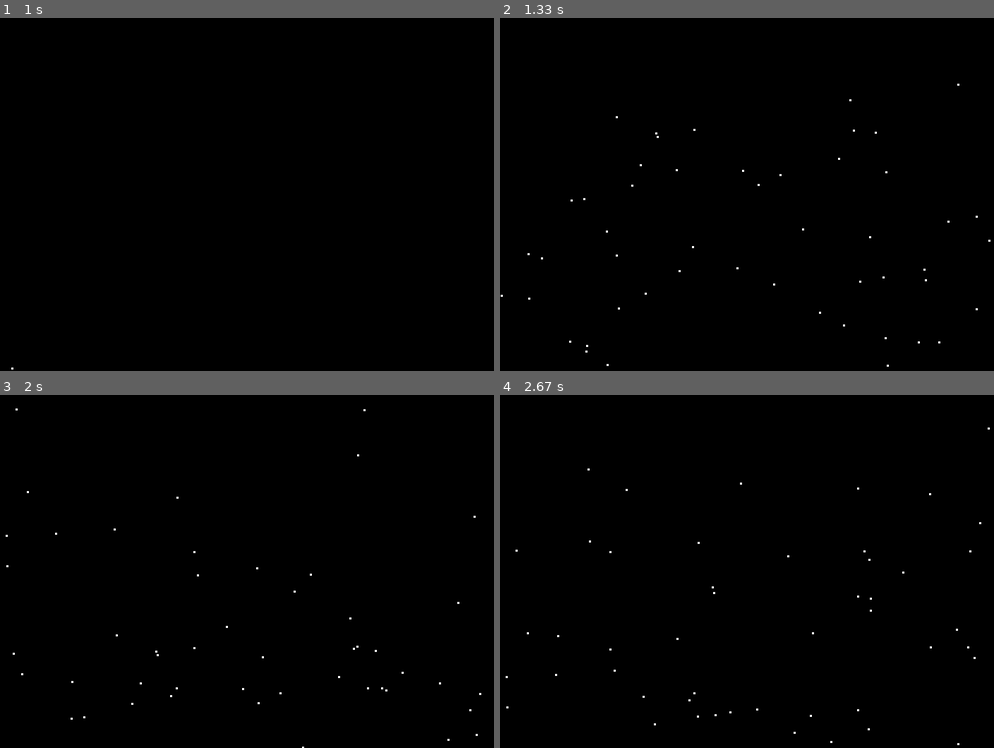
Above: before the commit, frames 1-4 (two rows, left to right).
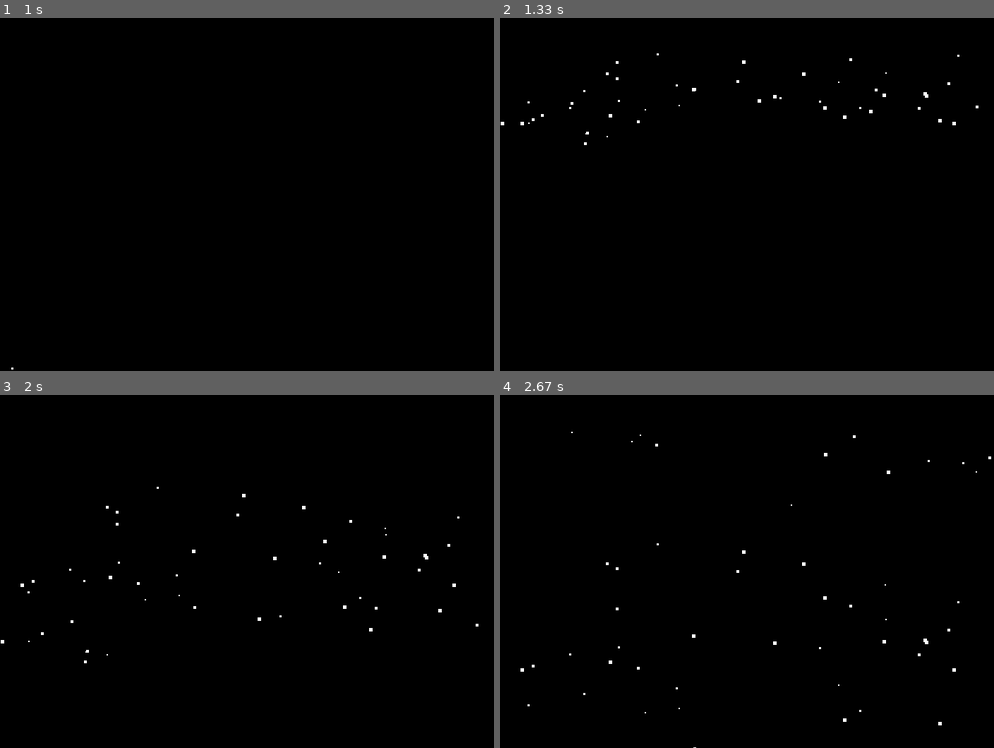
Above: after the commit, the same moments.

Repository: VidwatSingh/singhv-python-classwork
Game: pygame game, started from programming/pygame/snow3.0.py
Same seed, same stepped clock (60 frames per second), same inputs: the game is played once before the commit and once after it.
Inputs:
- Up to frame 1 (1 s): no input
- Up to frame 2 (1.33 s): no input
- Up to frame 3 (2 s): no input
- Up to frame 4 (2.67 s): no input

Frame 1 is identical in both runs. In frame 2, 0.3% of the frame differs, in the area x 0-100%, y 10-99%; in frame 3, 0.3%; in frame 4, 0.3%.

Commit message:
update snow 3 again

Diff:
--- a/programming/pygame/snow3.0.py
+++ b/programming/pygame/snow3.0.py
@@ -68,8 +68,10 @@
 
     for i in range(len(arr)):
         if arr[i].y > size[1]: ### It#s not flake.y but arr[i].y etc.
-              arr[i].y = random.randint(0, size[1] - 1)
+              arr[i].y = random.randint(0, 100)
               arr[i].x = random.randint(0, size[0] - 1)
+              arr[i].s = random.randint(2,5)
+              arr[i].v = random.randint(2,5)
         else:
              arr[i].y = arr[i].y + arr[i].v
 
